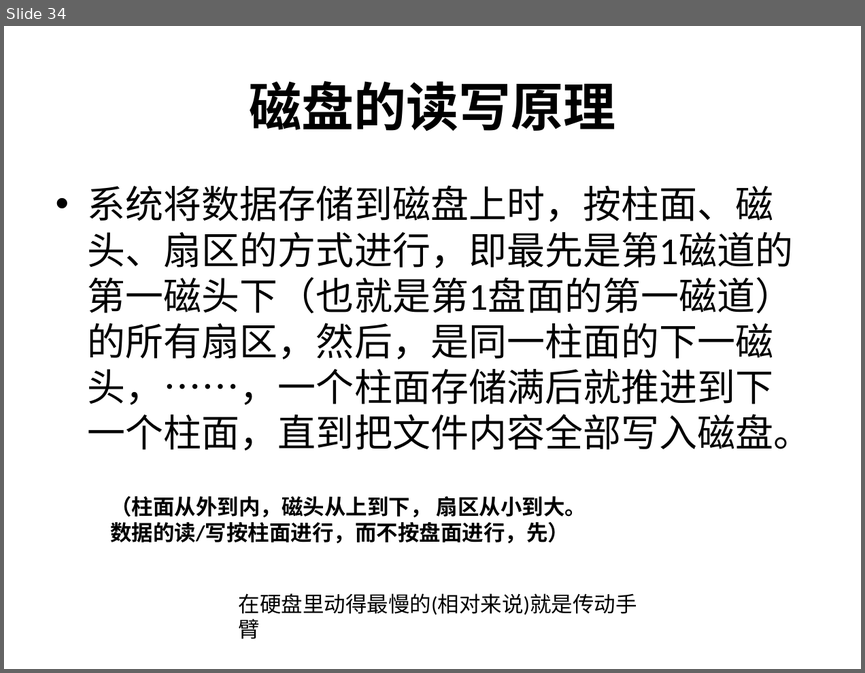
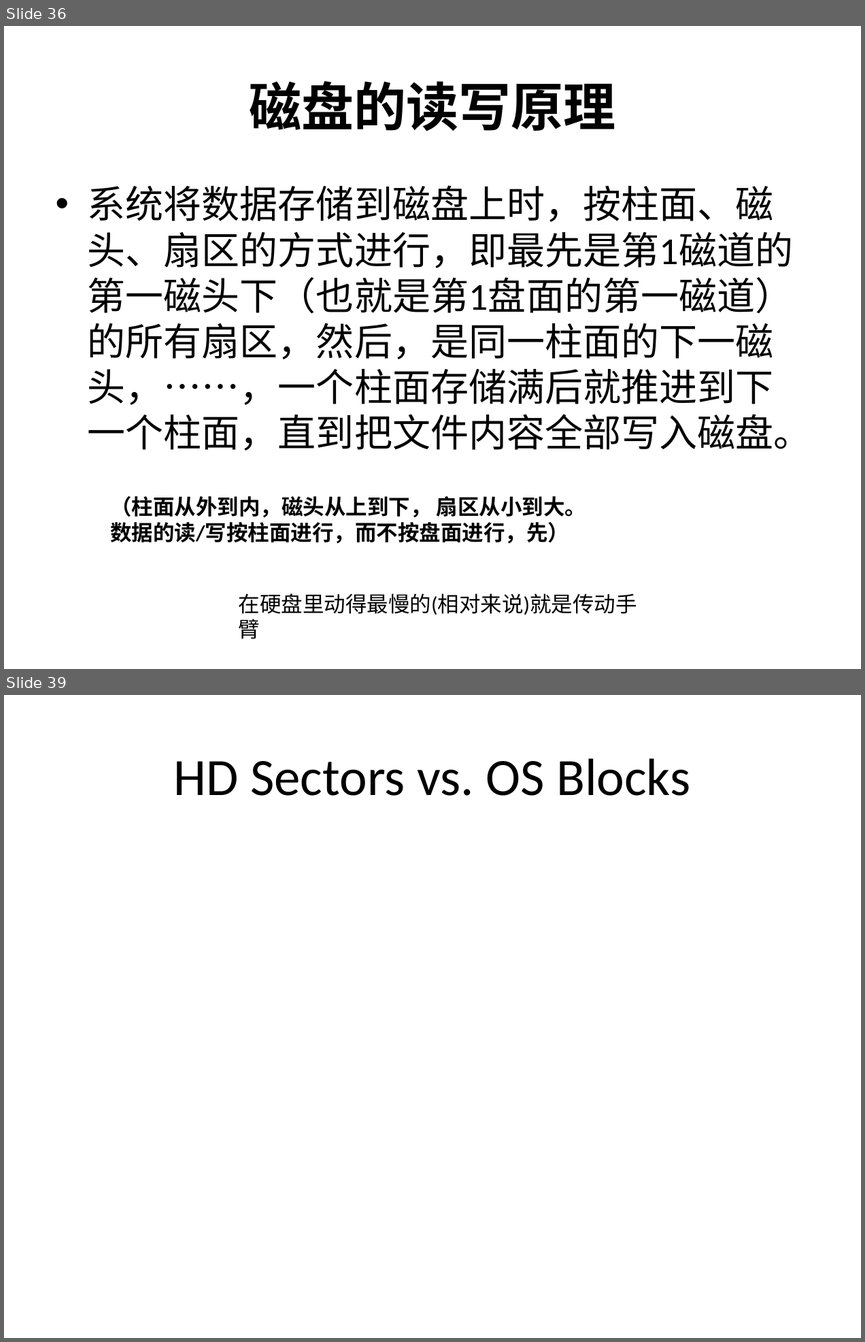
Before and after one commit to guhanjie/Knowledge-sharing, a slide deck: 数据存取模型.pptx. Shown one above the other, each under a label of ours: slide 34 before the commit, slides 36 and 39 after it; the slides between them are not shown. The pictures are 865x673 and 865x1342 pixels, drawn with LibreOffice and Linux fonts; fonts in the diff are those of the drawing. Boxes give left, top, right and bottom in pixels: in the first picture for what was removed or moved away, otherwise in the second. Text is boxed around its words. In the diff, an @@ line names an element or a change of style, - is before the commit and + after.

```diff
--- a/数据存取模型.pptx
+++ b/数据存取模型.pptx
@@ slide 39 added at <box>4,695,861,1338</box>, background #FFFFFF @@
@@ title added at <box>174,758,690,796</box>, 44 pt, text #000000 @@
+HD Sectors vs. OS Blocks
@@ what was slide 34 is now slide 36 @@
```
Also in this commit, not shown: 5 slides changed, 3 other slides added.
